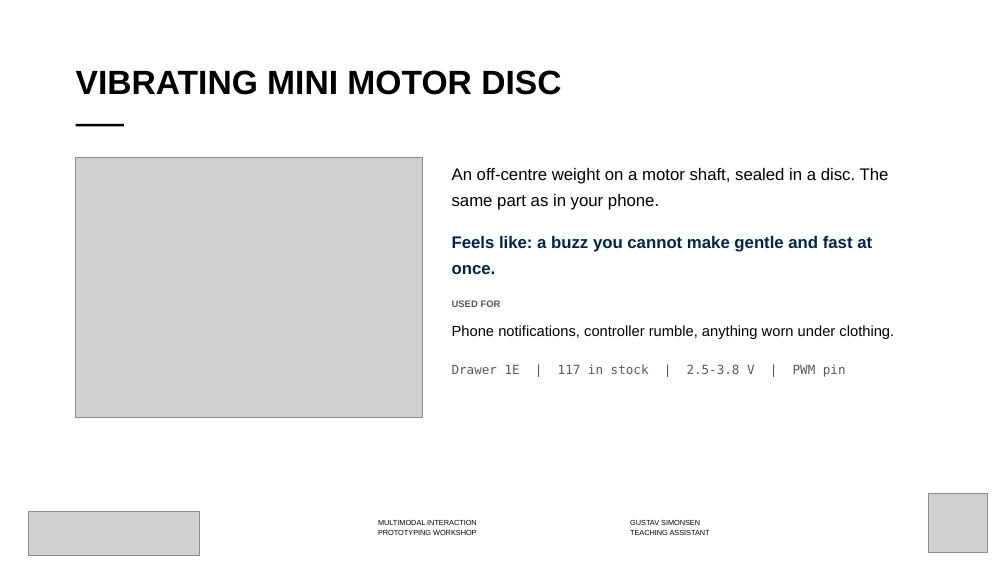
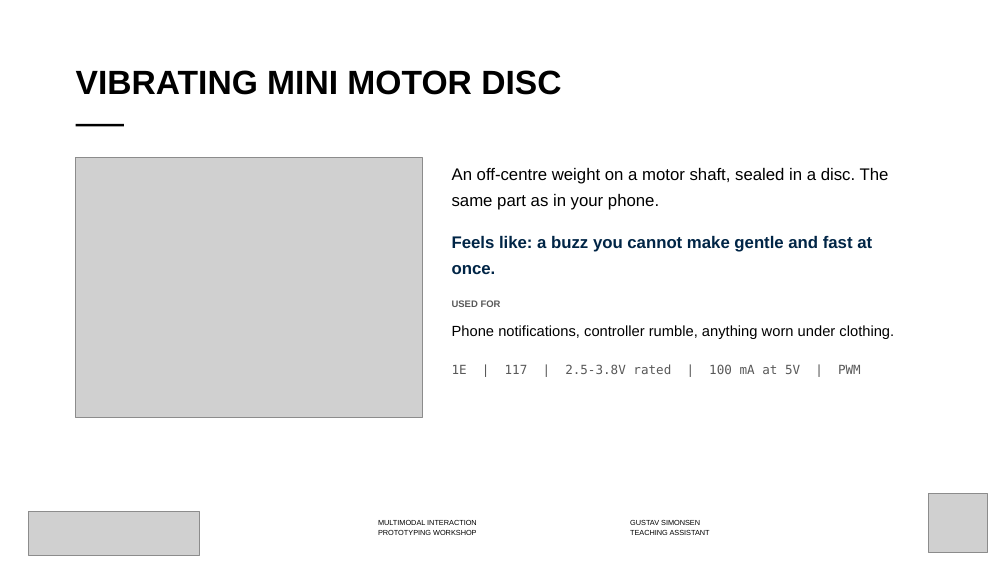
Before and after one commit to labtools-au/multimodal-actuator-workshop, a slide deck: slide 9 of docs/multimodal-actuator-workshop.pptx. Drawn at 1008x567 pixels with LibreOffice and Linux fonts; fonts in the diff are those of the drawing; grey boxes stand for pictures; background and template pictures are left out. Boxes give left, top, right and bottom in pixels: in the first picture for what was removed or moved away, otherwise in the second. Text is boxed around its words. In the diff, an @@ line names an element or a change of style, - is before the commit and + after.

```diff
--- a/docs/multimodal-actuator-workshop.pptx
+++ b/docs/multimodal-actuator-workshop.pptx
@@ text at [452,364,861,374]: text changed @@
-Drawer 1E | 117 in stock | 2.5-3.8 V | PWM pin
+1E | 117 | 2.5-3.8V rated | 100 mA at 5V | PWM
```
Also in this commit, not shown: 2 other slides changed, 9 other files.
